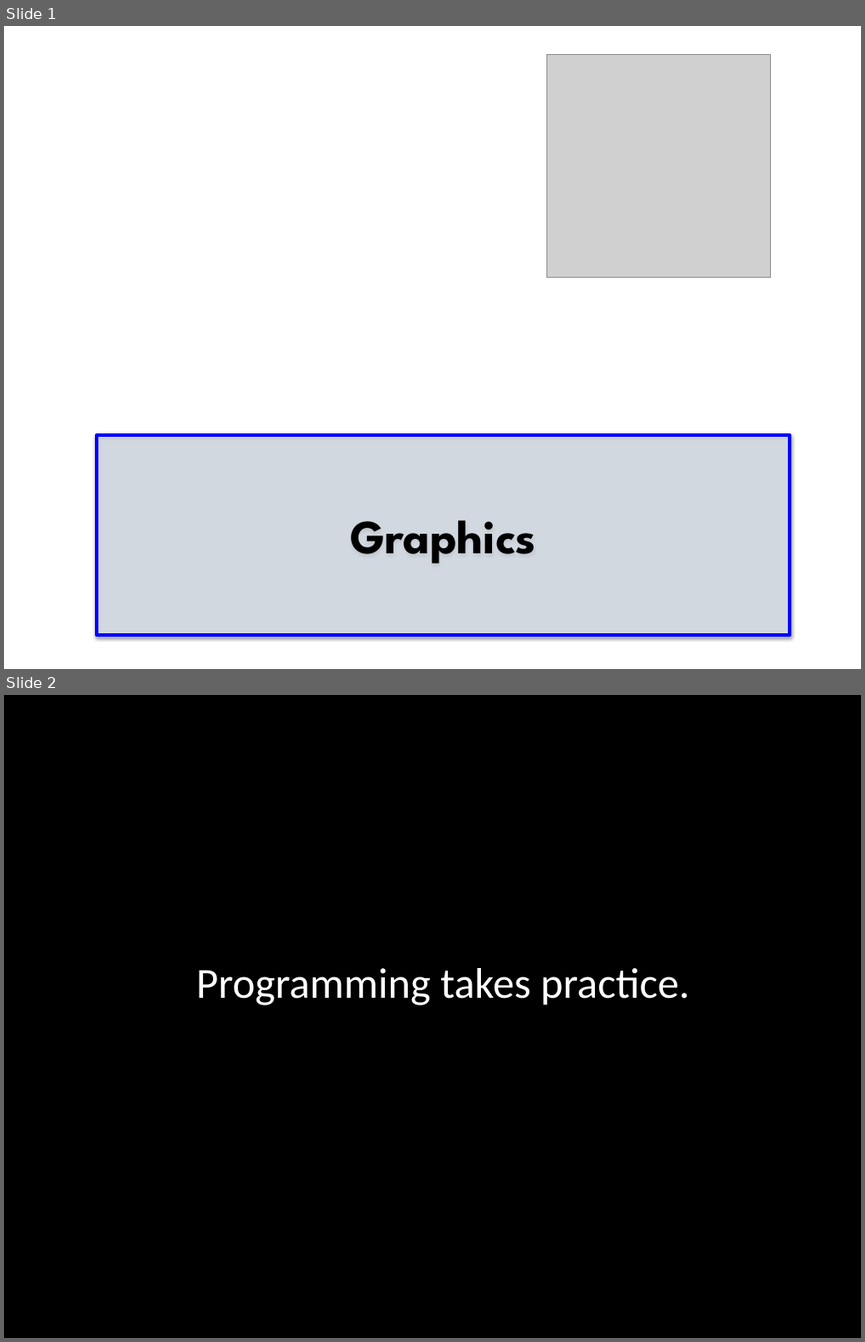
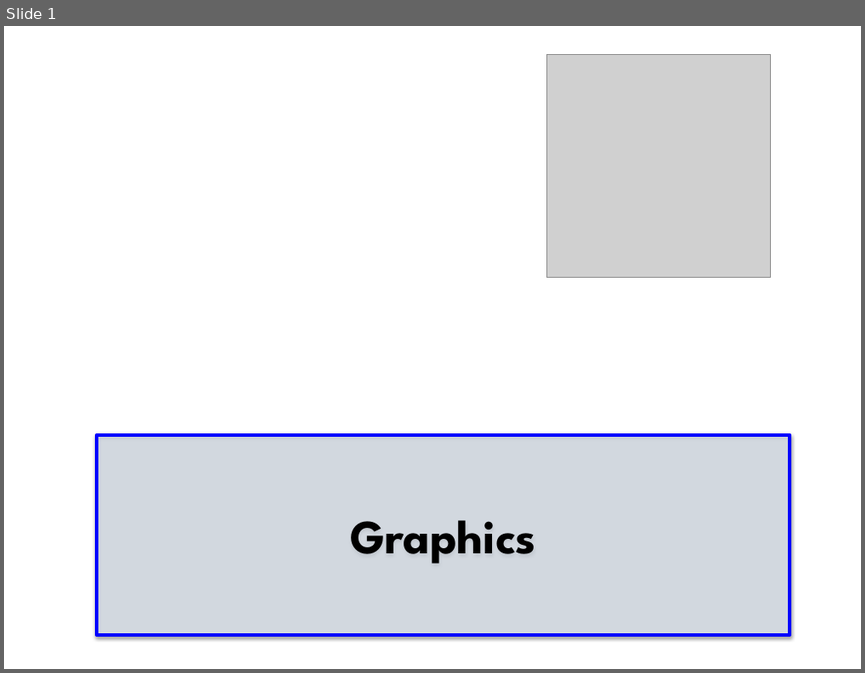
Before and after one commit to brycecr/csbridge2017, a slide deck: slides/Graphics.pptx. Shown one above the other, each under a label of ours: slides 1 and 2 before the commit, slide 1 after it. The pictures are 865x1342 and 865x673 pixels, drawn with LibreOffice and Linux fonts; fonts in the diff are those of the drawing; grey boxes stand for pictures; background and template pictures are left out. Boxes give left, top, right and bottom in pixels: in the first picture for what was removed or moved away, otherwise in the second. Text is boxed around its words. In the diff, an @@ line names an element or a change of style, - is before the commit and + after.

```diff
--- a/slides/Graphics.pptx
+++ b/slides/Graphics.pptx
@@ slide 2 removed at bbox=[4, 695, 861, 1338], background #FFFFFF @@
@@ rectangle removed at bbox=[4, 695, 861, 1338] @@
@@ text removed at bbox=[196, 968, 689, 1005] @@
-Programming takes practice.
```
Also in this commit, not shown: 5 slides added, 3 other slides removed.
